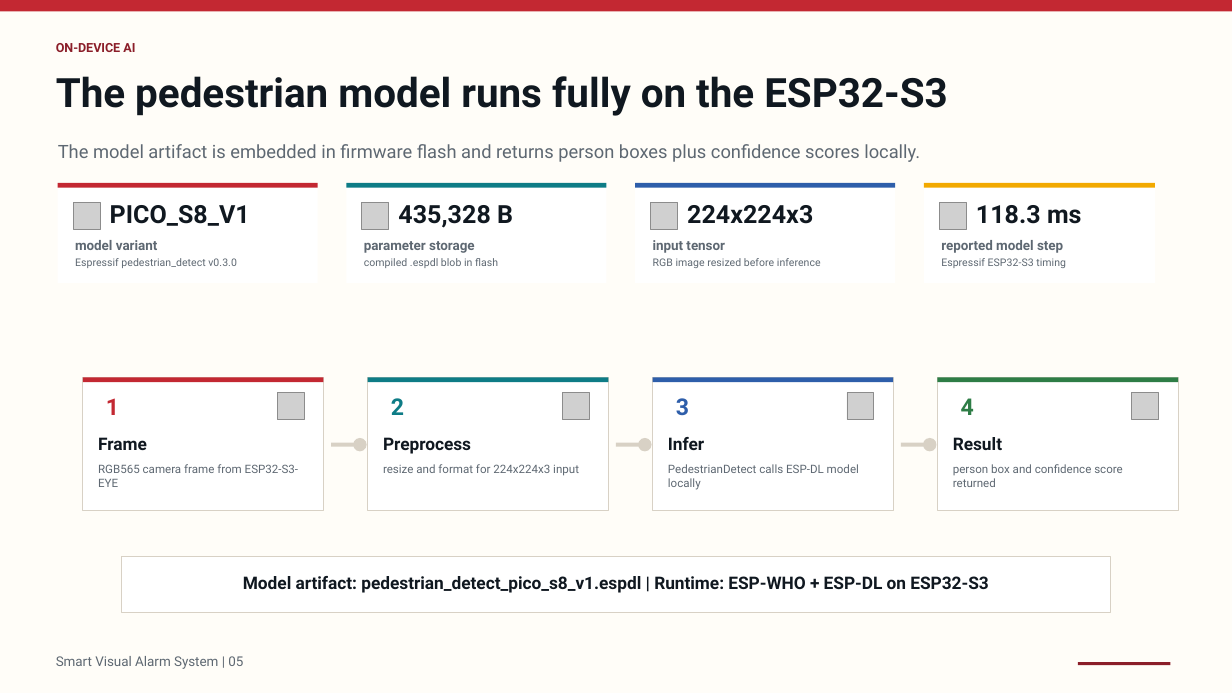
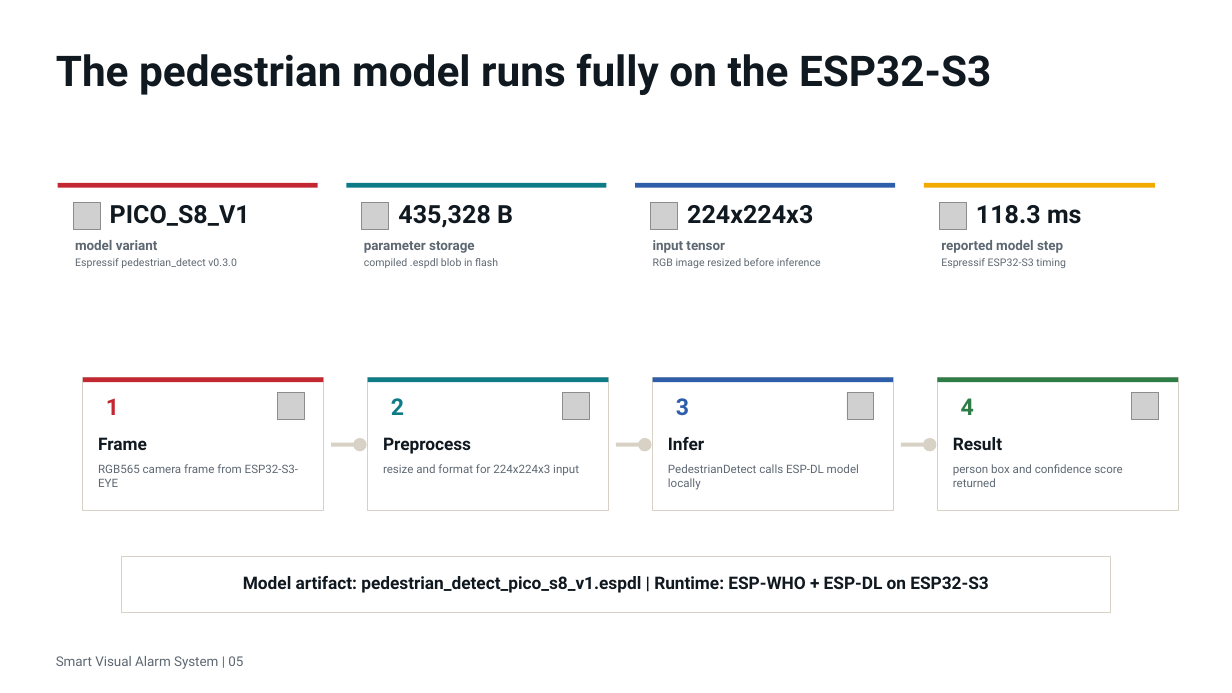
Before and after one commit to ernyei13/iot-project-pedestrian-detector, a slide deck: slide 5 of presentation.pptx. Drawn at 1232x693 pixels with LibreOffice and Linux fonts; fonts in the diff are those of the drawing; grey boxes stand for pictures. Boxes give left, top, right and bottom in pixels: in the first picture for what was removed or moved away, otherwise in the second. Text is boxed around its words. In the diff, an @@ line names an element or a change of style, - is before the commit and + after.

```diff
--- a/presentation.pptx
+++ b/presentation.pptx
@@ rectangle removed at [0,0,1232,693] @@
@@ rectangle removed at [0,0,1232,11] @@
@@ text "The pedestrian model runs fully ...": place and size @@
-text "The pedestrian model runs fully ..." at [56,76,947,116]
+text "The pedestrian model runs fully ..." at [56,53,991,95]
@@ text "The pedestrian model runs fully ..." at [56,53,991,95]: size 31.5 to 33 pt @@
@@ text removed at [56,43,135,52] @@
-ON-DEVICE AI
@@ text removed at [58,144,920,162] @@
-The model artifact is embedded in firmware flash and returns person boxes plus confidence scores locally.
@@ rectangle removed at [1079,663,1171,665] @@
```
Also in this commit, not shown: 10 other slides changed, 1 slide added, 1 other file.
